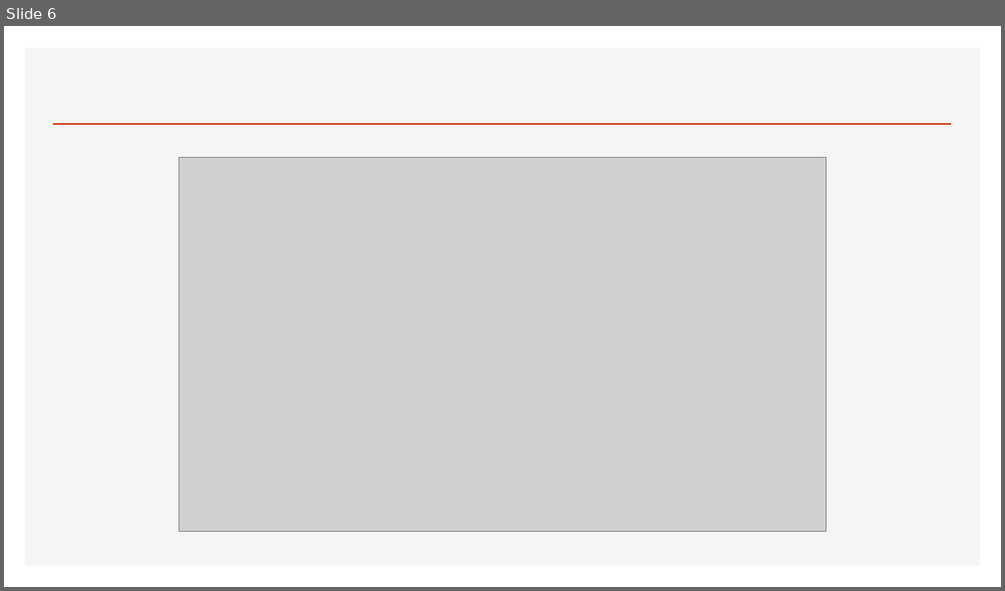
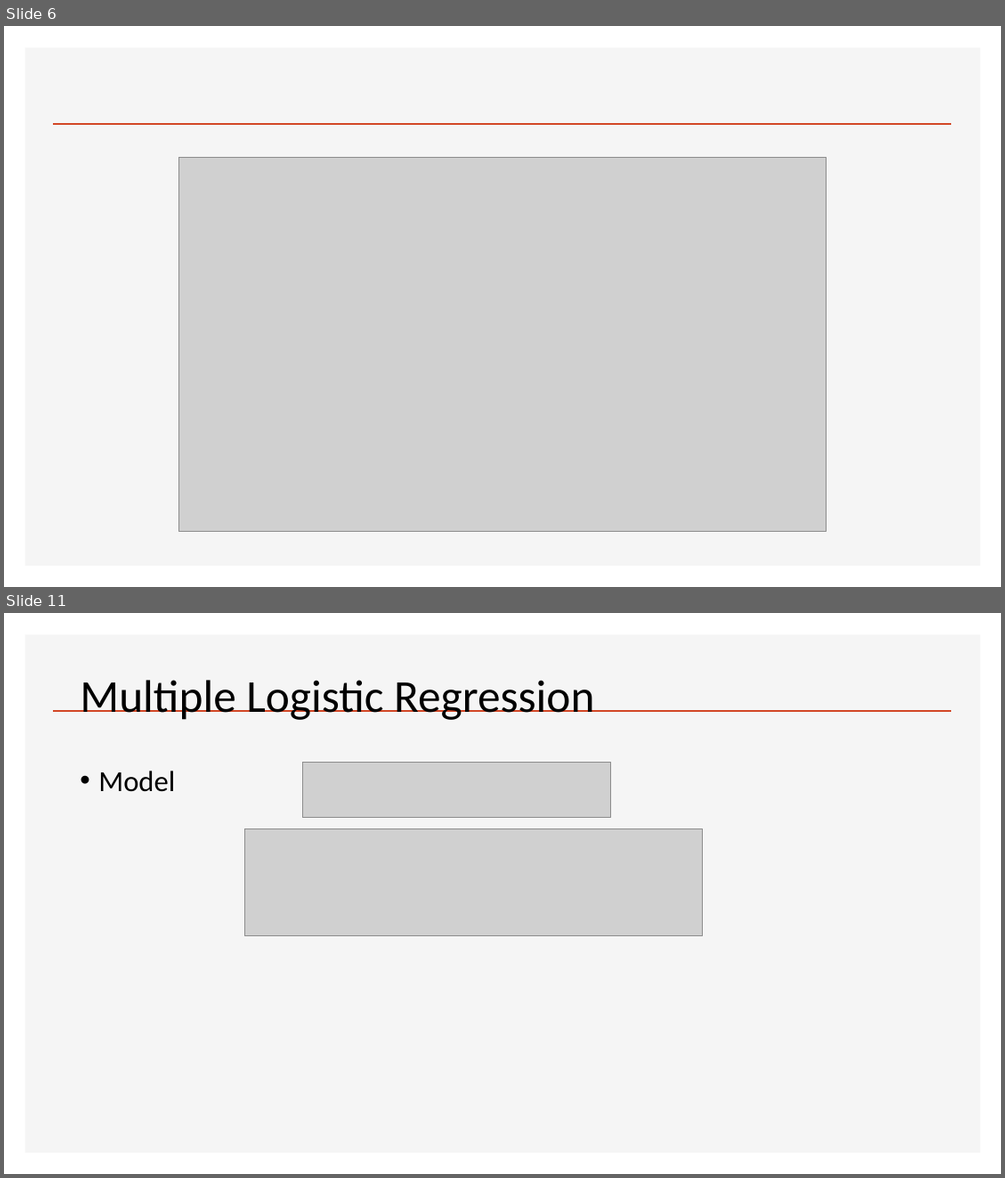
Before and after one commit to duonghung86/Kaggle-competition, a slide deck: Titanic 1.pptx. Shown one above the other, each under a label of ours: slide 6 before the commit, slides 6 and 11 after it; the slides between them are not shown. The pictures are 1005x591 and 1005x1178 pixels, drawn with LibreOffice and Linux fonts; fonts in the diff are those of the drawing; grey boxes stand for pictures; background and template pictures are left out. Boxes give left, top, right and bottom in pixels: in the first picture for what was removed or moved away, otherwise in the second. Text is boxed around its words. In the diff, an @@ line names an element or a change of style, - is before the commit and + after.

```diff
--- a/Titanic 1.pptx
+++ b/Titanic 1.pptx
@@ slide 11 added at (x1=4, y1=613, x2=1001, y2=1174), background #FFFFFF; not listed: 2 template elements that a slide beside it also shows @@
@@ title added at (x1=80, y1=680, x2=594, y2=720), 44 pt, text #000000 @@
+Multiple Logistic Regression
@@ text added at (x1=98, y1=771, x2=175, y2=792), 28 pt, text #000000 @@
+• Model
@@ picture added at (x1=302, y1=763, x2=610, y2=818) @@
@@ picture added at (x1=245, y1=828, x2=702, y2=935) @@
```
Also in this commit, not shown: 6 slides changed, 4 other slides added.
